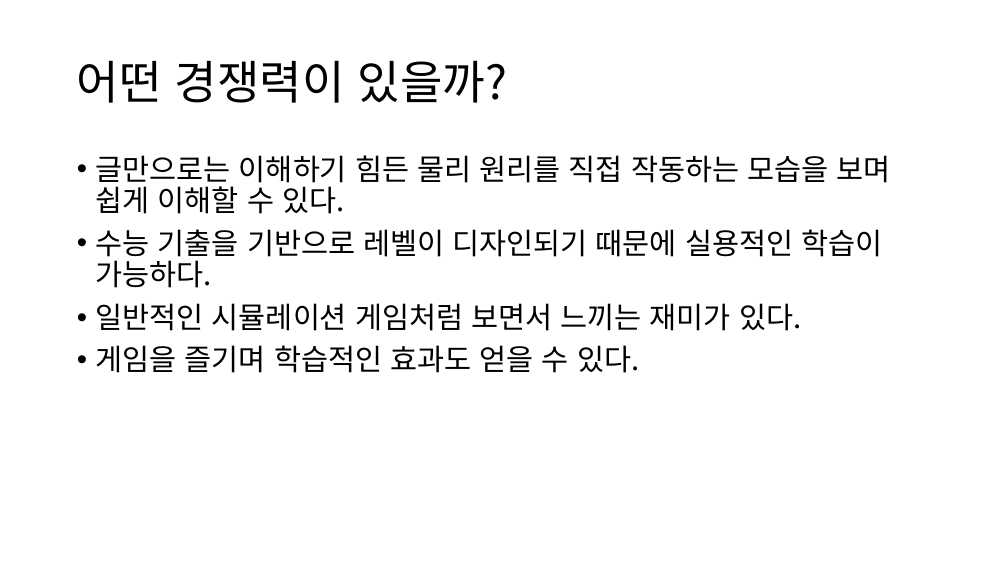
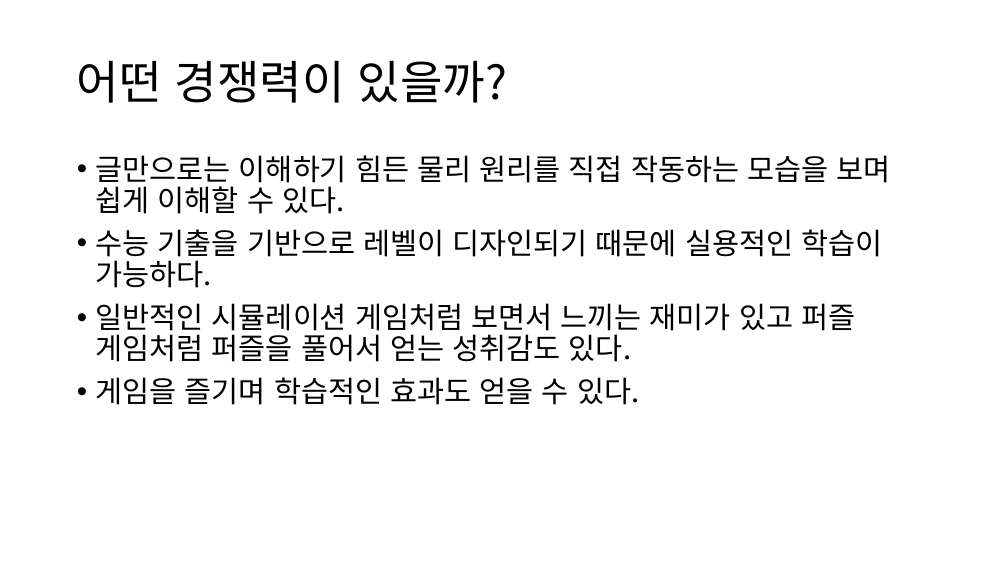
Before and after one commit to IamGroooooot/lets-go--physicist, a slide deck: slide 4 of 모바일 앱 개발 24조.pptx. Drawn at 1008x567 pixels with LibreOffice and Linux fonts; fonts in the diff are those of the drawing. Boxes give left, top, right and bottom in pixels: in the first picture for what was removed or moved away, otherwise in the second. Text is boxed around its words. In the diff, an @@ line names an element or a change of style, - is before the commit and + after.

```diff
--- a/모바일 앱 개발 24조.pptx
+++ b/모바일 앱 개발 24조.pptx
@@ text at [96,303,855,362]: text changed @@
-• 일반적인 시뮬레이션 게임처럼 보면서 느끼는 재미가 있다.
+• 일반적인 시뮬레이션 게임처럼 보면서 느끼는 재미가 있고 퍼즐 게임처럼 퍼즐을 풀어서 얻는 성취감도 있다.
```
Also in this commit, not shown: 1 slide added.
